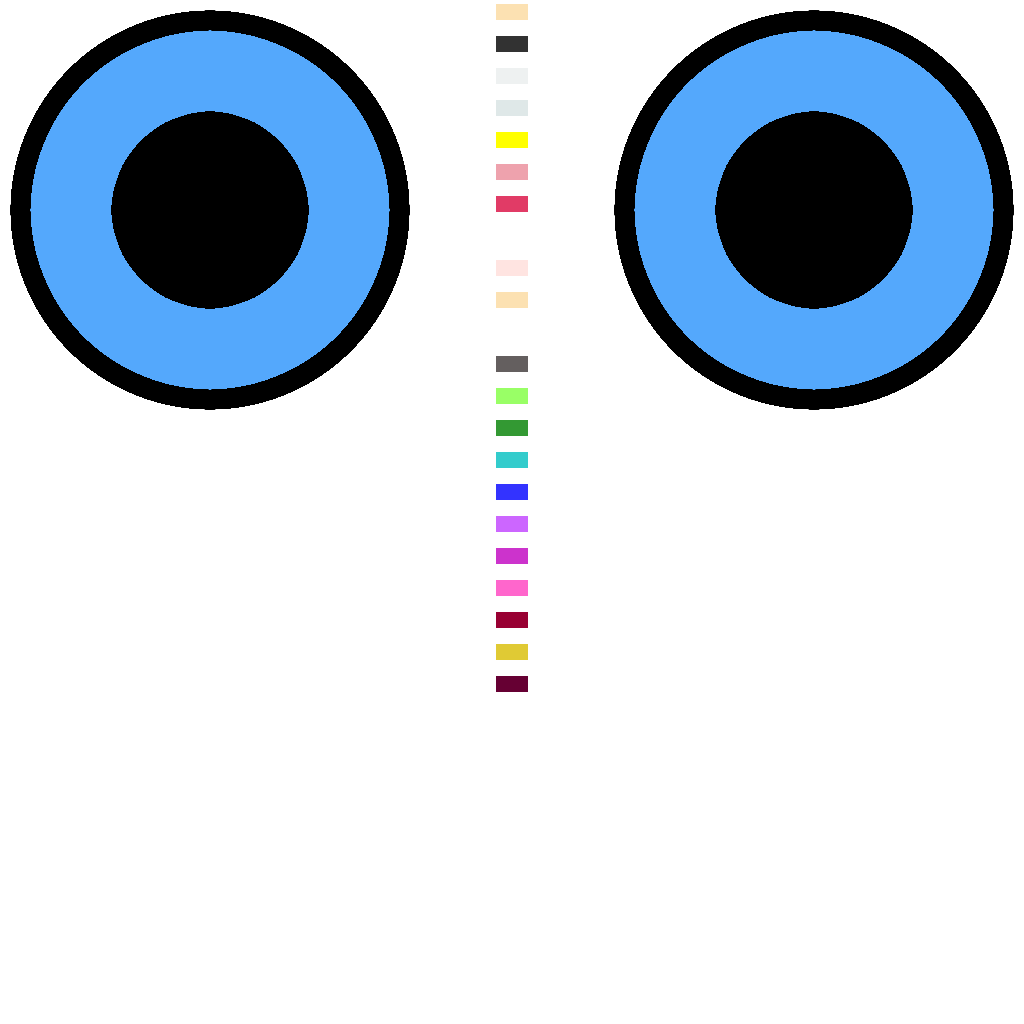
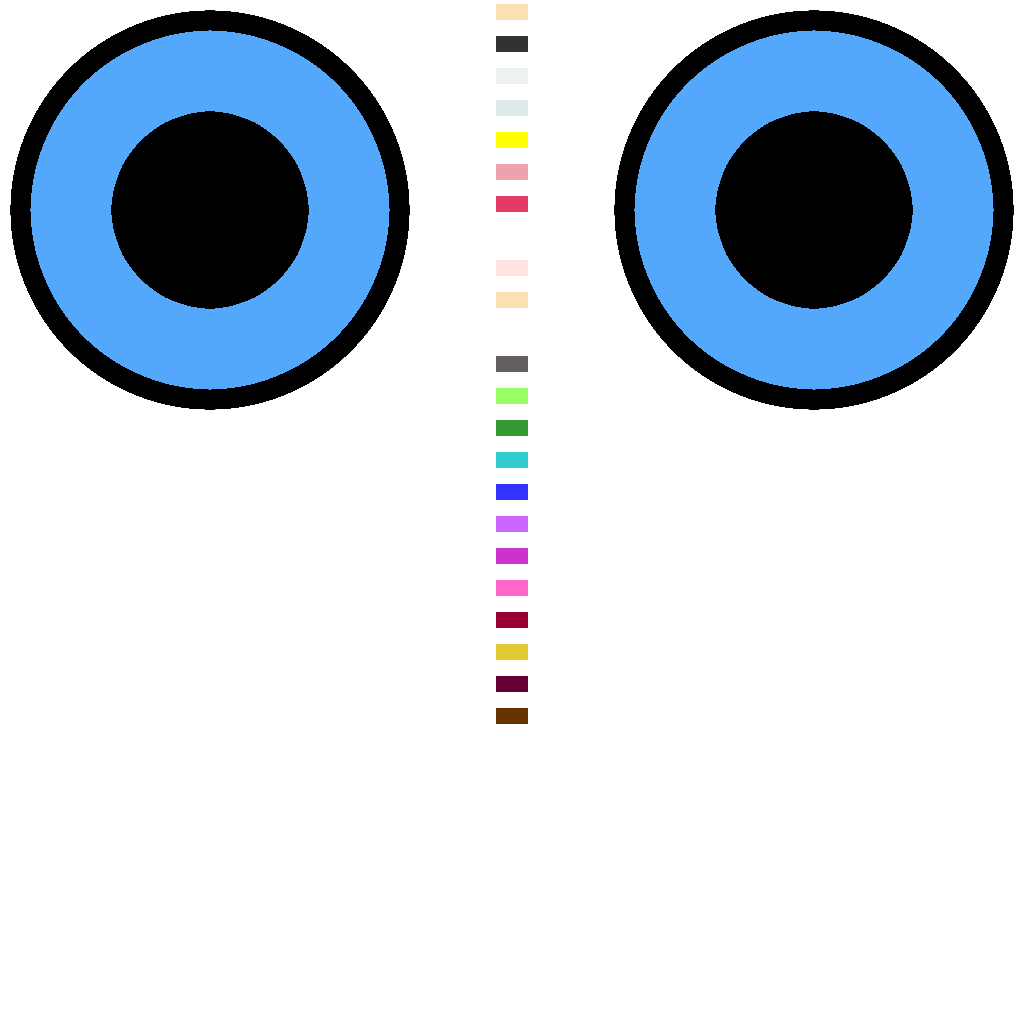
Revision of a layered 1024 x 1024 image; what changed, layer by layer:
painted on "NewColor" over [496, 708, 528, 724]
